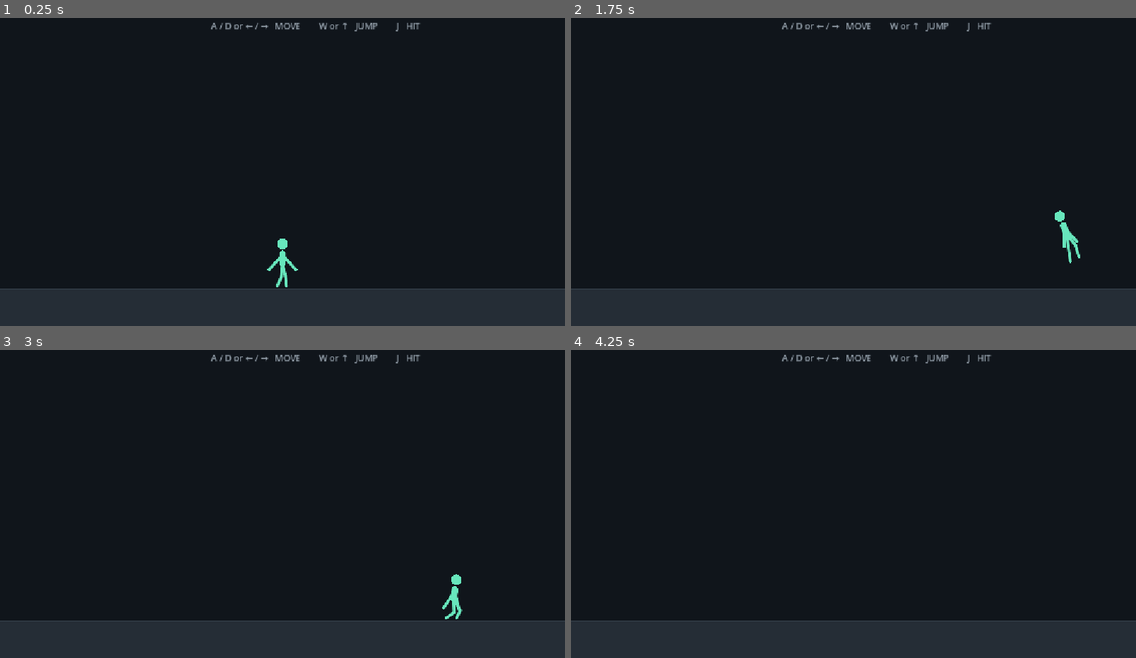
Above: before the commit, frames 1-4 (two rows, left to right).
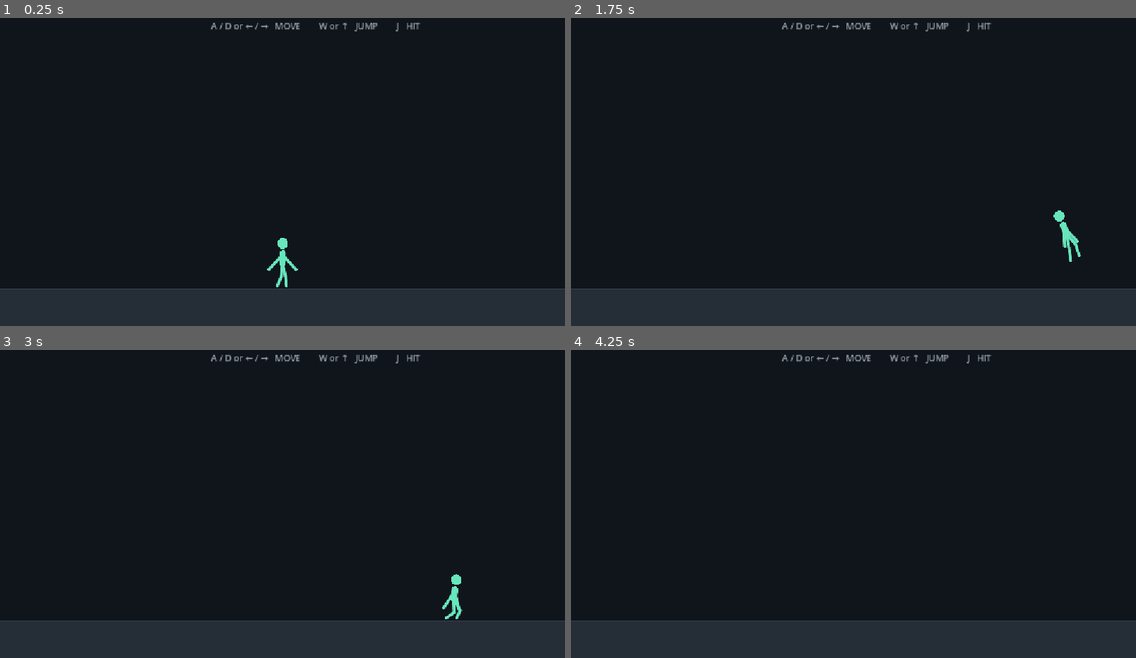
Above: after the commit, the same moments.

Repository: divanburke/ShadowSwap
Game: Godot game, scene res://main.tscn
Two runs of this game, one before a commit and one after it. Both use one fixed random seed, a clock stepped at 60 frames per second and the inputs below.
Inputs:
- Up to frame 1 (0.25 s): no input
- Up to frame 2 (1.75 s): hold J 0.53-1.28 s; hold D from 0.53 s (still down); tap W at 0.77, 1.52 s; tap J at 1.35 s
- Up to frame 3 (3 s): release D at 2.03 s; hold A 2.03-2.78 s; hold J 2.03-2.78 s; hold D from 2.78 s (still down); tap J at 2.85 s
- Up to frame 4 (4.25 s): keep holding D; tap W at 3.02, 3.77 s; hold J from 3.53 s (still down)

The runs differ from the first frame. In frame 1, less than 0.1% of the frame differs, in the area x 47-53%, y 71-86%; in frame 2, less than 0.1%, in the area x 85-91%, y 62-80%; in frame 3, less than 0.1%; in frame 4, nothing differs.

Commit message:
Refine movement with wall slide and airborne physics

Diff:
--- a/scripts/fighter.gd
+++ b/scripts/fighter.gd
@@ -36,6 +36,7 @@
 const WALL_JUMP_HORIZONTAL_SPEED = 500.0
 const WALL_JUMP_VERTICAL_SPEED = 620.0
 const WALL_CHECK_DISTANCE = 22.0
+const WALL_SLIDE_SPEED = 245.0
 const WALL_JUMP_COOLDOWN = 0.12
 
 const ATTACK_DURATION = 0.30
@@ -94,6 +95,7 @@
 const BODY_ANGULAR_SPRING = 24.0
 const BODY_ANGULAR_DAMPING = 3.9
 const BODY_MAX_ANGLE = deg_to_rad(21.0)
+const BODY_AIR_MAX_ANGLE = deg_to_rad(55.0)
 const BODY_ACCEL_LEAN = 0.00055
 const BODY_SPEED_LEAN = 0.0010
 
@@ -269,6 +271,12 @@
 
 		if fast_fall:
 			velocity.y += FAST_FALL_ACCELERATION * delta
+
+		# Contact with a wall slows the fall, while normal horizontal
+		# momentum is preserved for the wall jump.
+		var wall_side = detect_wall_side()
+		if wall_side != 0.0 and velocity.x * wall_side > -20.0:
+			velocity.y = minf(velocity.y, WALL_SLIDE_SPEED)
 
 	velocity.y = minf(velocity.y, MAX_FALL_SPEED)
 
@@ -646,20 +654,27 @@
 func update_body_floppiness(delta, acceleration):
 	# Forward acceleration tips the body backward; braking lets it swing
 	# forward and settle instead of snapping straight.
-	var target_angle = clampf(
+	var maximum_angle = BODY_MAX_ANGLE if is_on_floor() else BODY_AIR_MAX_ANGLE
+
+	var target_angle = (
 		-velocity.x * BODY_SPEED_LEAN -
-		acceleration.x * BODY_ACCEL_LEAN,
-		-BODY_MAX_ANGLE,
-		BODY_MAX_ANGLE
-	)
-
-	# Jumping and falling add a small amount of whole-body sway.
+		acceleration.x * BODY_ACCEL_LEAN
+	)
+
+	# Airborne characters can rotate substantially farther than when
+	# standing, which gives impacts and jumps the loose physics feel.
 	if not is_on_floor():
 		target_angle += clampf(
-			velocity.y * 0.00028,
-			-deg_to_rad(5.0),
-			deg_to_rad(5.0)
+			velocity.y * 0.00034,
+			-deg_to_rad(10.0),
+			deg_to_rad(10.0)
 		)
+
+	target_angle = clampf(
+		target_angle,
+		-maximum_angle,
+		maximum_angle
+	)
 
 	var angle_acceleration = (
 		target_angle - body_angle
@@ -686,7 +701,12 @@
 		)
 
 		if not previous_floor_state:
-			body_bob_velocity -= 26.0
+			var landing_speed = clampf(
+				absf(previous_velocity.y),
+				0.0,
+				MAX_FALL_SPEED
+			)
+			body_bob_velocity -= lerpf(32.0, 58.0, landing_speed / MAX_FALL_SPEED)
 
 	var bob_acceleration = (
 		target_bob - body_bob
